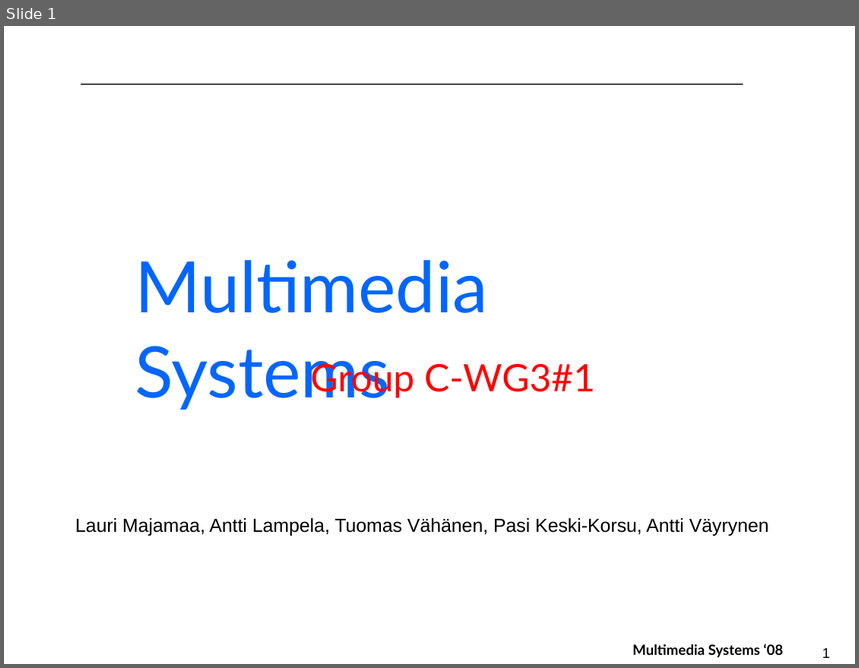
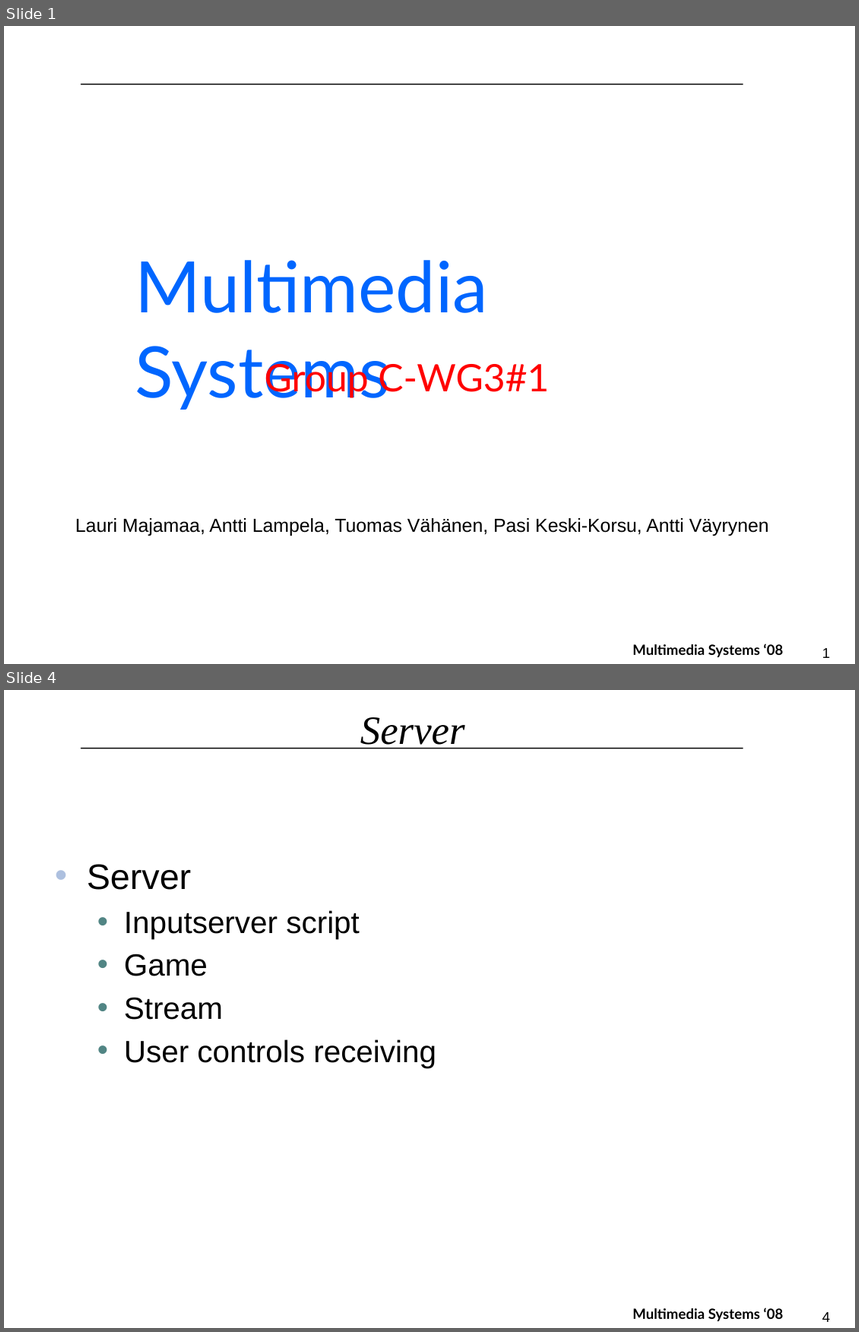
Before and after one commit to tv/C-WG3-1, a slide deck: docs/MMS_Final_Presentation.pptx. Shown one above the other, each under a label of ours: slide 1 before the commit, slides 1 and 4 after it; the slides between them are not shown. The pictures are 859x668 and 859x1332 pixels, drawn with LibreOffice and Linux fonts; fonts in the diff are those of the drawing; background and template pictures are left out. Boxes give left, top, right and bottom in pixels: in the first picture for what was removed or moved away, otherwise in the second. Text is boxed around its words. In the diff, an @@ line names an element or a change of style, - is before the commit and + after.

```diff
--- a/docs/MMS_Final_Presentation.pptx
+++ b/docs/MMS_Final_Presentation.pptx
@@ slide 4 added at (x1=4, y1=690, x2=855, y2=1328), background #FFFFFF; not listed: 3 template elements that a slide beside it also shows @@
@@ title added at (x1=360, y1=717, x2=465, y2=749), 34 pt, text #000000, italic @@
+Server
@@ text added at (x1=87, y1=864, x2=436, y2=1068), 26 pt, text #000000 @@
+• Server
+  • Inputserver script
+  • Game
+  • Stream
+  • User controls receiving
@@ slide 1 changed as well @@
@@ text "Group C-WG3#1" moved from (x1=310, y1=361, x2=595, y2=398) to (x1=265, y1=359, x2=549, y2=398) @@
```
Also in this commit, not shown: 3 other slides changed, 5 other slides added, 2 slides removed.
